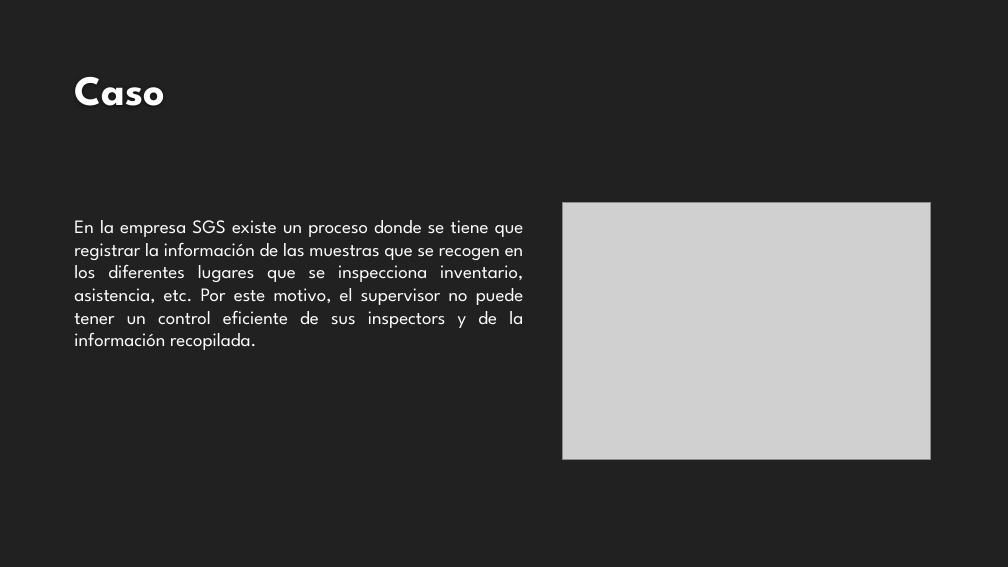
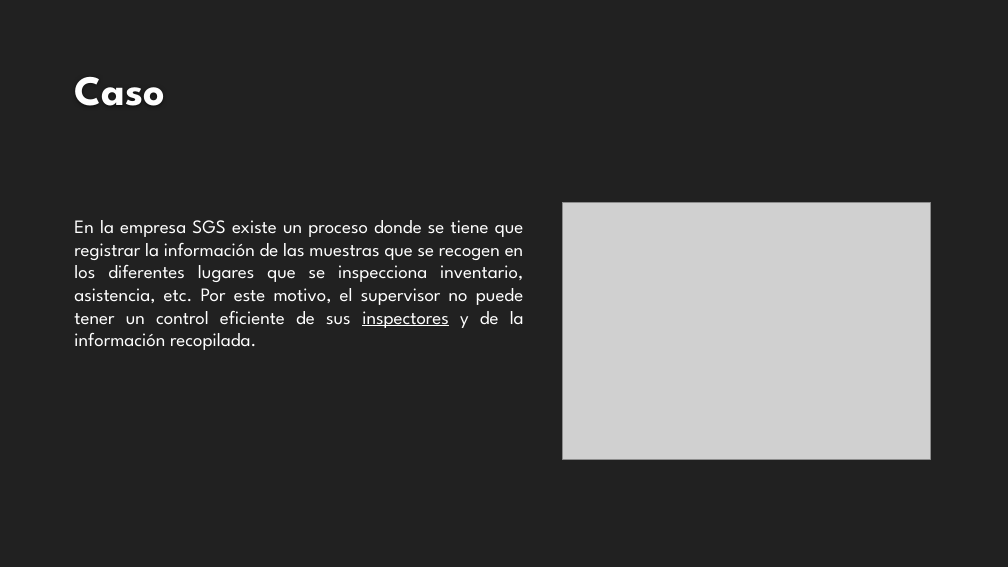
Before and after one commit to hideakiuchida/WebServiceGestionOperaciones, a slide deck: slide 2 of Resources/Proyecto Gestión de Operaciones de Inspección.pptx. Drawn at 1008x567 pixels with LibreOffice and Linux fonts; fonts in the diff are those of the drawing; grey boxes stand for pictures; background and template pictures are left out. Boxes give left, top, right and bottom in pixels: in the first picture for what was removed or moved away, otherwise in the second. Text is boxed around its words. In the diff, an @@ line names an element or a change of style, - is before the commit and + after.

```diff
--- a/Resources/Proyecto Gestión de Operaciones de Inspección.pptx
+++ b/Resources/Proyecto Gestión de Operaciones de Inspección.pptx
@@ text at (x1=74, y1=220, x2=524, y2=350): text changed @@
-En la empresa SGS existe un proceso donde se tiene que registrar la información de las muestras que se recogen en los diferentes lugares que se inspecciona inventario, asistencia, etc. Por este motivo, el supervisor no puede tener un control eficiente de sus inspectors y de la información recopilada.
+En la empresa SGS existe un proceso donde se tiene que registrar la información de las muestras que se recogen en los diferentes lugares que se inspecciona inventario, asistencia, etc. Por este motivo, el supervisor no puede tener un control eficiente de sus inspectores y de la información recopilada.
```
Also in this commit, not shown: 2 other slides changed, 1 slide added, 6 other files.
